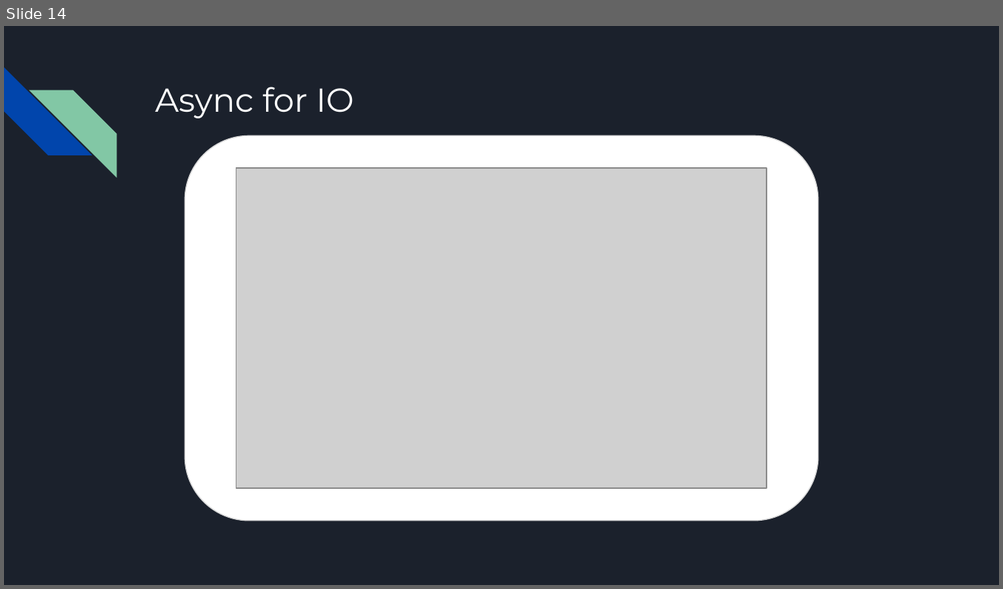
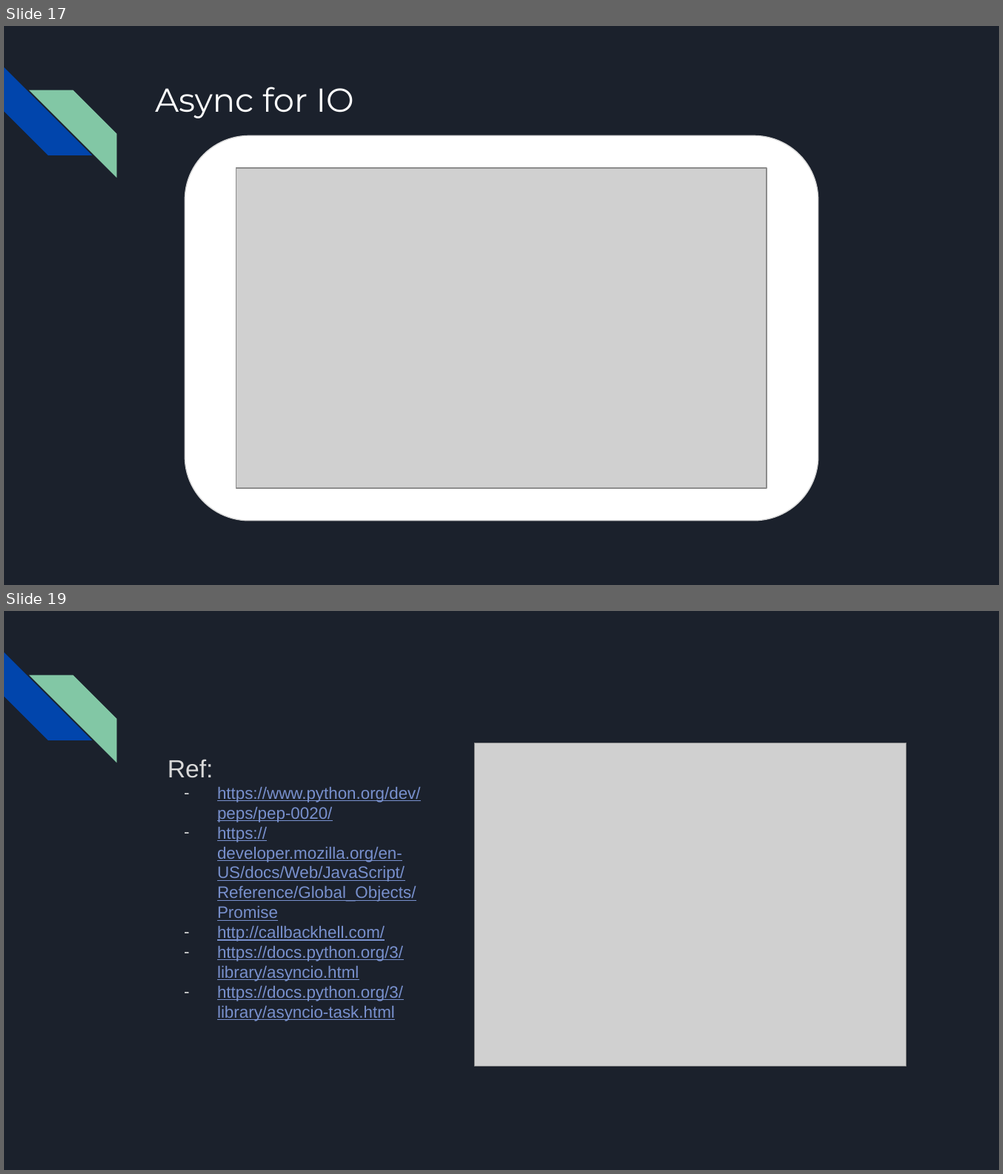
Before and after one commit to tylerjohnhaden/AsyncPresentation, a slide deck: AsyncPresentation.pptx. Shown one above the other, each under a label of ours: slide 14 before the commit, slides 17 and 19 after it; the slides between them are not shown. The pictures are 1003x589 and 1003x1174 pixels, drawn with LibreOffice and Linux fonts; fonts in the diff are those of the drawing; grey boxes stand for pictures. Boxes give left, top, right and bottom in pixels: in the first picture for what was removed or moved away, otherwise in the second. Text is boxed around its words. In the diff, an @@ line names an element or a change of style, - is before the commit and + after.

```diff
--- a/AsyncPresentation.pptx
+++ b/AsyncPresentation.pptx
@@ slide 19 added at (4, 611, 999, 1170), background #1B212C; not listed: 2 template elements that a slide beside it also shows @@
@@ picture added at (475, 743, 906, 1067) @@
@@ text added at (168, 759, 421, 1022), 12 pt, text #7890CD, underline @@
+Ref:
+– https://www.python.org/dev/peps/pep-0020/
+– https://developer.mozilla.org/en-US/docs/Web/JavaScript/Reference/Global_Objects/Promise
+– http://callbackhell.com/
+– https://docs.python.org/3/library/asyncio.html
+– https://docs.python.org/3/library/asyncio-task.html
@@ what was slide 14 is now slide 17 @@
```
Also in this commit, not shown: 3 slides changed, 13 other slides added, 10 slides removed.
